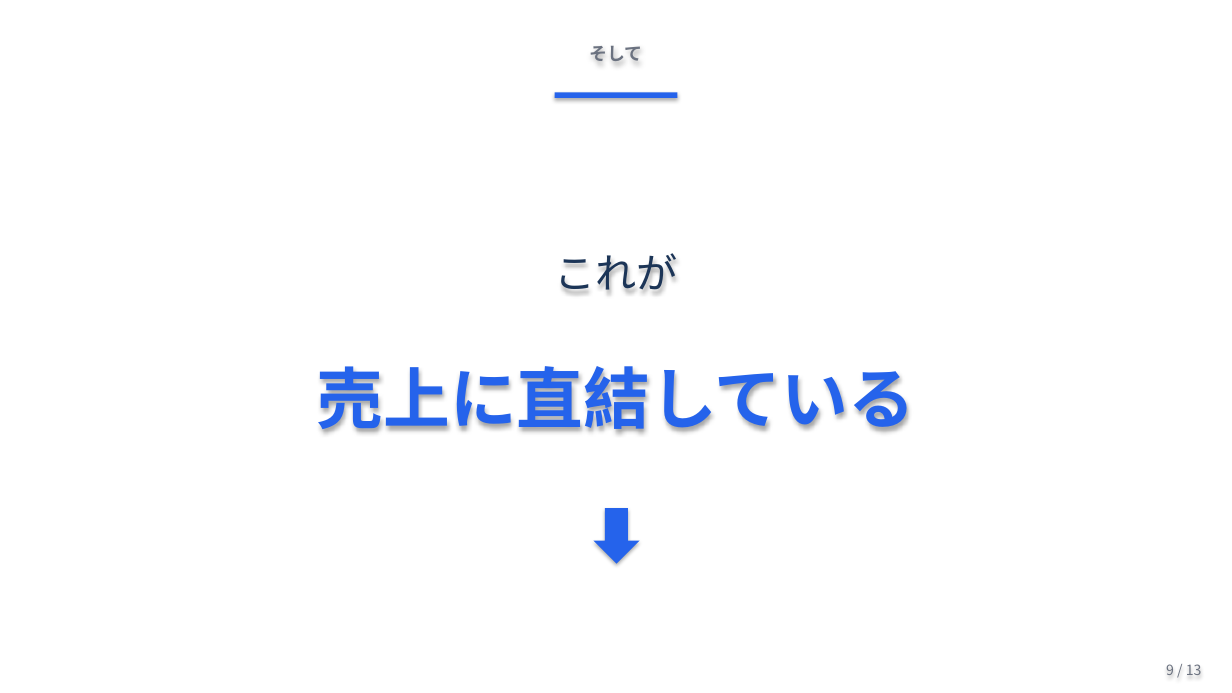
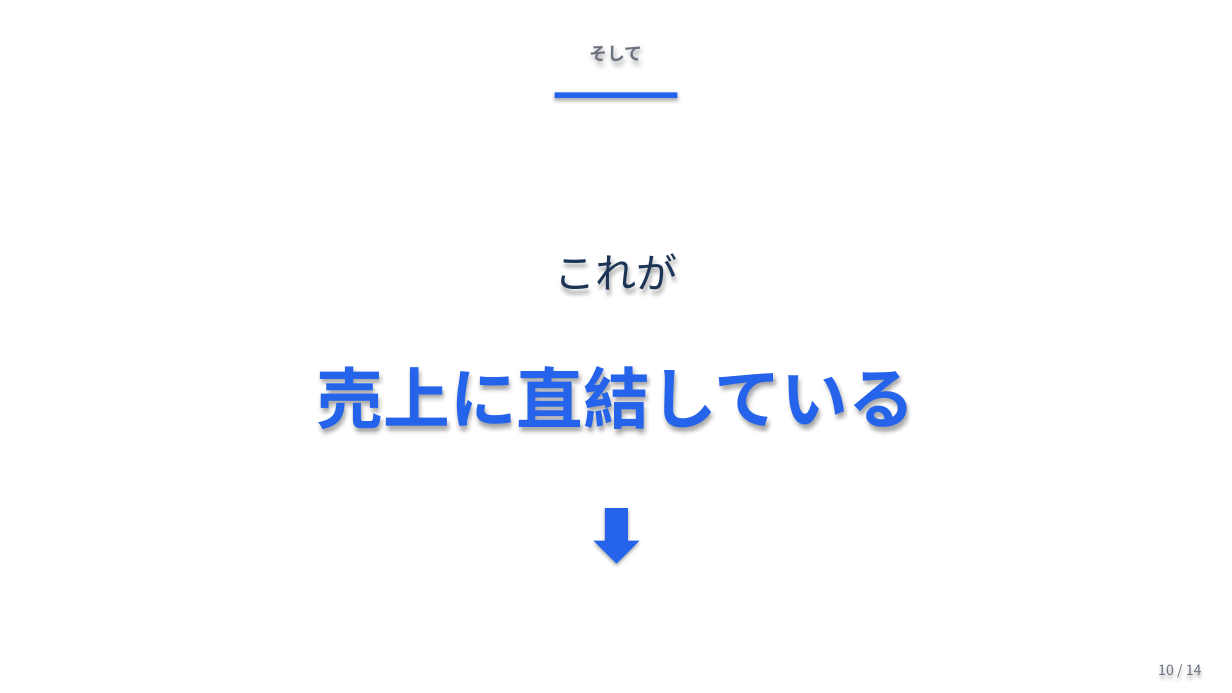
Before and after one commit to Ryunosuke-Okawa/Ryunosuke-n1, a slide deck: slide 10 of strategy/AI社員5人_発表_20260426.pptx (slide 9 before the commit). Drawn at 1232x693 pixels with LibreOffice and Linux fonts; fonts in the diff are those of the drawing. Boxes give left, top, right and bottom in pixels: in the first picture for what was removed or moved away, otherwise in the second. Text is boxed around its words. In the diff, an @@ line names an element or a change of style, - is before the commit and + after.

```diff
--- a/strategy/AI社員5人_発表_20260426.pptx
+++ b/strategy/AI社員5人_発表_20260426.pptx
@@ text at [1158,664,1202,675]: text changed @@
-9 / 13
+10 / 14
```
Also in this commit, not shown: 11 other slides changed, 1 slide added, 1 other file.
